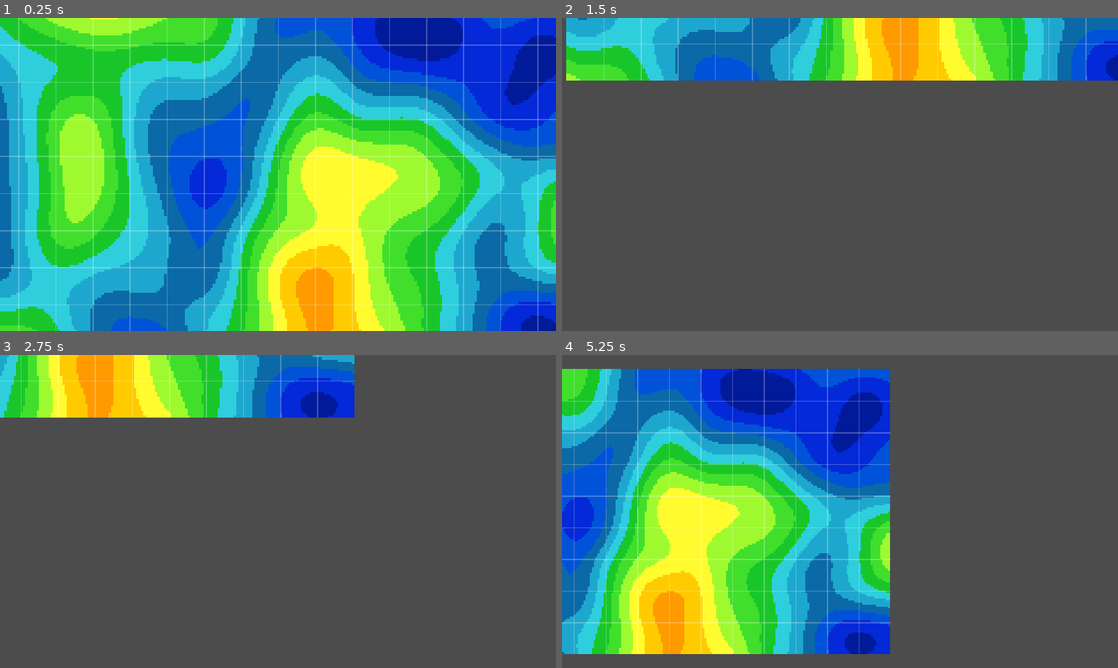
Above: before the commit, frames 1-4 (two rows, left to right).
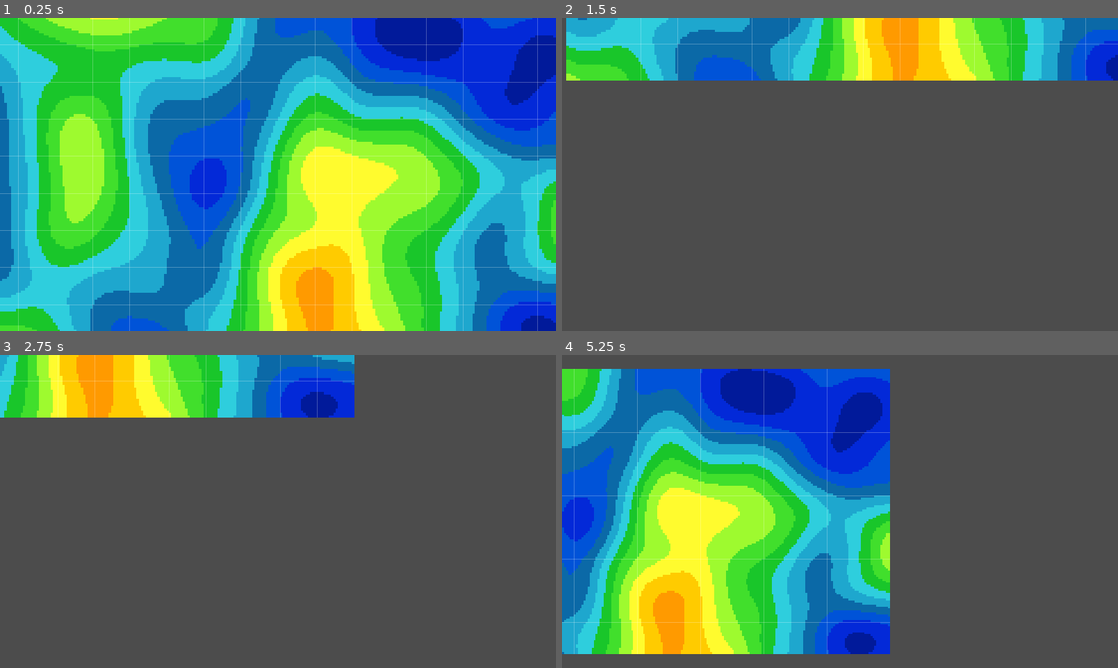
Above: after the commit, the same moments.

Repository: Phrenotopia/EvoDevio
Game: Godot game, scene res://World.tscn
Two runs of this game, one before a commit and one after it. Both use one fixed random seed, a clock stepped at 60 frames per second and the inputs below.
Inputs (mouse positions are in pixels of both pictures, inside the frame that each line leads up to):
- Up to frame 1 (0.25 s): no input
- Up to frame 2 (1.5 s): tap Enter at 0.5 s; move the mouse to (962, 158) at 0.52 s; hold S (camera_down) 0.53-1.28 s; move the mouse to (728, 190) at 1.27 s; tap A (camera_left) at 1.35 s
- Up to frame 3 (2.75 s): tap Space at 2 s; move the mouse to (333, 442) at 2.02 s; hold D (camera_right) from 2.03 s (still down)
- Up to frame 4 (5.25 s): move the mouse to (812, 574) at 2.77 s; release D (camera_right) at 2.78 s; tap Shift (camera_speed_up) at 2.85 s; tap Enter at 3.5 s; move the mouse to (1006, 558) at 3.52 s; hold W (camera_up) 3.53-4.28 s; move the mouse to (673, 464) at 4.27 s; tap Mouse wheel up (camera_zoom_in) at 4.35 s; tap Space at 5 s; move the mouse to (867, 511) at 5.02 s; hold Mouse wheel down (camera_zoom_out) from 5.03 s (still down)

The runs differ from the first frame. In frame 1, 3.0% of the frame differs, in the area x 0-100%, y 0-100%; in frame 2, 0.4%; in frame 3, 0.2%; in frame 4, 2.1%.

Commit message:
Tweaked grid lines

Diff:
--- a/DrawGrid.gd
+++ b/DrawGrid.gd
@@ -10,7 +10,7 @@
 
 	for i in columns:
 		if i != 0 :
-			draw_rect(Rect2(i*world.GRIDSIZE-1, -1, 4, world.MAPSIZE.y*8), COLOUR) #Draws every line in the columns
+			draw_rect(Rect2(i*world.GRIDSIZE-1, 0, 2, world.MAPSIZE.y*8), COLOUR) #Draws every line in the columns
 	for i in rows:
 		if i != 0 :
-			draw_rect(Rect2(0, i*world.GRIDSIZE, world.MAPSIZE.x*8, 4), COLOUR) #Draws every line in the rows
+			draw_rect(Rect2(-1, i*world.GRIDSIZE, world.MAPSIZE.x*8, 2), COLOUR) #Draws every line in the rows
